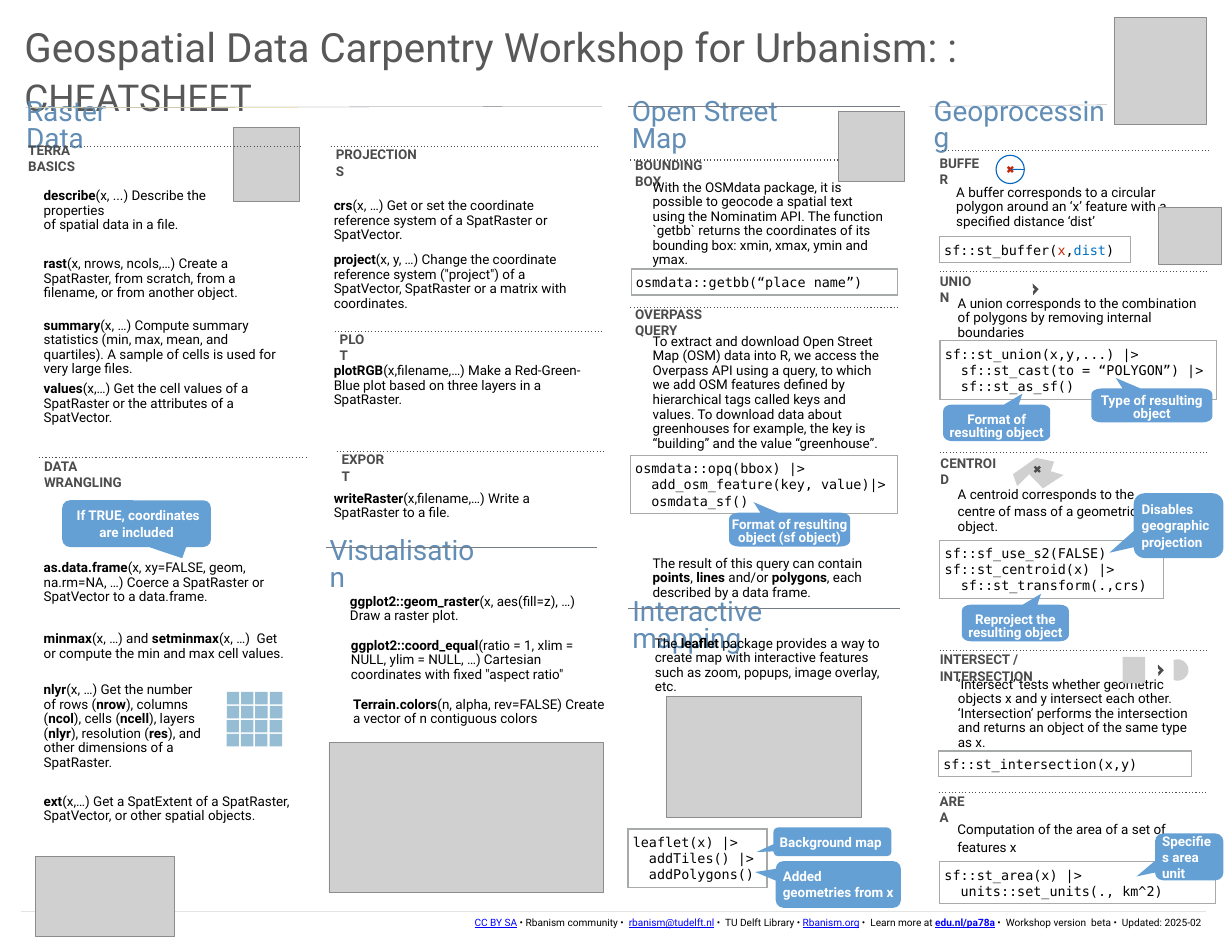
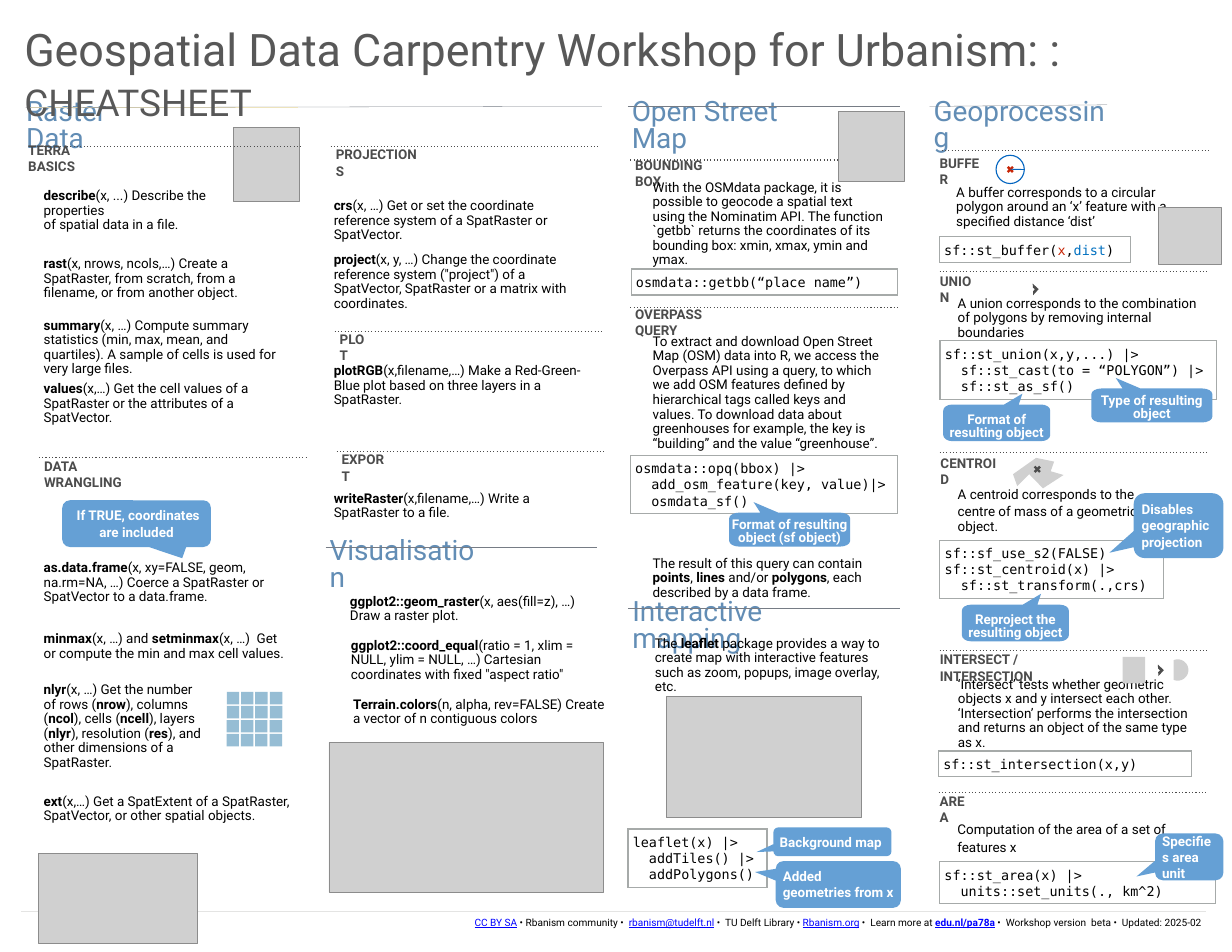
Before and after one commit to carpentries-incubator/r-geospatial-urban, a slide deck: slide 2 of instructors/cheatsheet/GDCU2025_cheatsheet.pptx. Drawn at 1232x952 pixels with LibreOffice and Linux fonts; fonts in the diff are those of the drawing; grey boxes stand for pictures; background and template pictures are left out. Boxes give left, top, right and bottom in pixels: in the first picture for what was removed or moved away, otherwise in the second. Text is boxed around its words. In the diff, an @@ line names an element or a change of style, - is before the commit and + after.

Commit message:
drop logo in cheatsheet

```diff
--- a/instructors/cheatsheet/GDCU2025_cheatsheet.pptx
+++ b/instructors/cheatsheet/GDCU2025_cheatsheet.pptx
@@ picture removed at bbox=[1114, 18, 1207, 124] @@
@@ text "Geospatial Data Carpentry Workshop for ..." at bbox=[24, 32, 1038, 122]: size 36 to 40 pt in "Geospatial Data Carpentry Workshop for Urbanism: :" @@
@@ picture: place and size @@
-picture at bbox=[35, 857, 174, 936]
+picture at bbox=[39, 853, 198, 943]
```
Also in this commit, not shown: 1 other slide changed, 1 other file.
